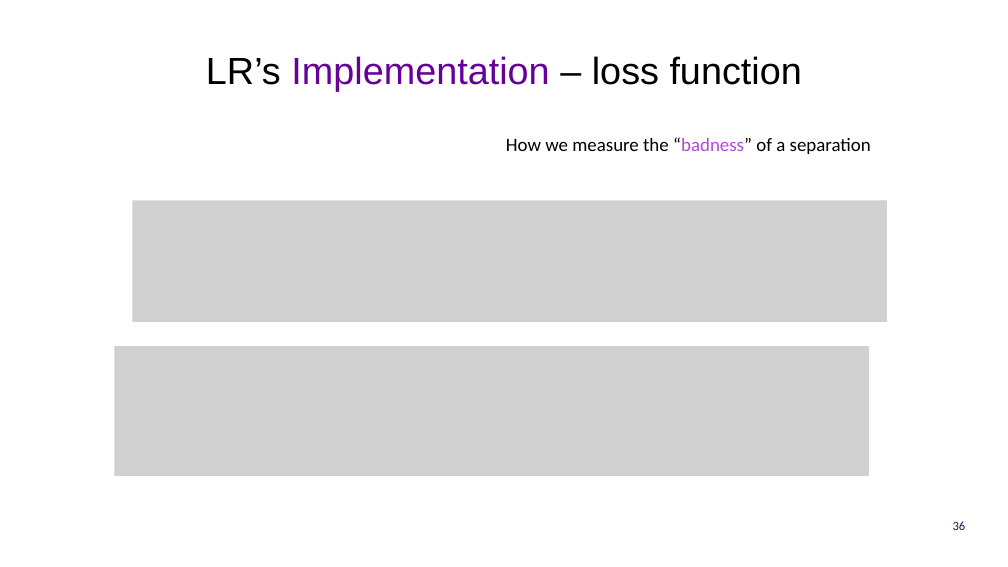
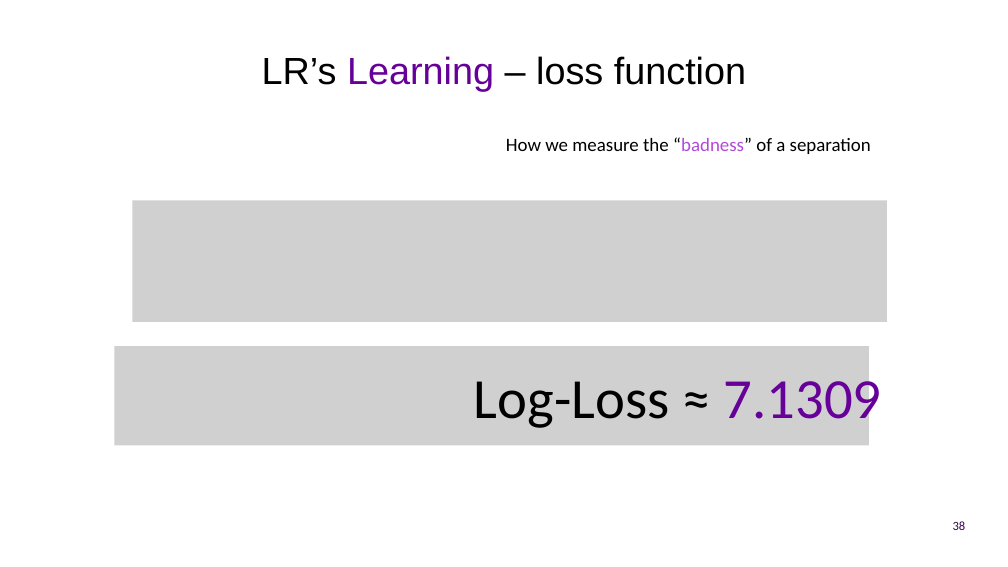
Before and after one commit to UOMDSS/workshops-2022-2023, a slide deck: slide 38 of semester-1/Week-7-EEG-Feeling-Emotions-Logistic-Regression/presentation.pptx (slide 36 before the commit). Drawn at 1008x567 pixels with LibreOffice and Linux fonts; fonts in the diff are those of the drawing; grey boxes stand for pictures; background and template pictures are left out. Boxes give left, top, right and bottom in pixels: in the first picture for what was removed or moved away, otherwise in the second. Text is boxed around its words. In the diff, an @@ line names an element or a change of style, - is before the commit and + after.

```diff
--- a/semester-1/Week-7-EEG-Feeling-Emotions-Logistic-Regression/presentation.pptx
+++ b/semester-1/Week-7-EEG-Feeling-Emotions-Logistic-Regression/presentation.pptx
@@ title at <box>262,56,746,92</box>: text changed @@
-LR’s Implementation – loss function
+LR’s Learning – loss function
@@ picture: place and size @@
-picture at <box>114,346,869,476</box>
+picture at <box>114,346,869,445</box>
@@ text added at <box>474,370,882,431</box>, 54 pt, text #000000 @@
+Log-Loss ≈ 7.1309
```
Also in this commit, not shown: 28 other slides changed, 4 slides added, 2 slides removed, 1 other file.
